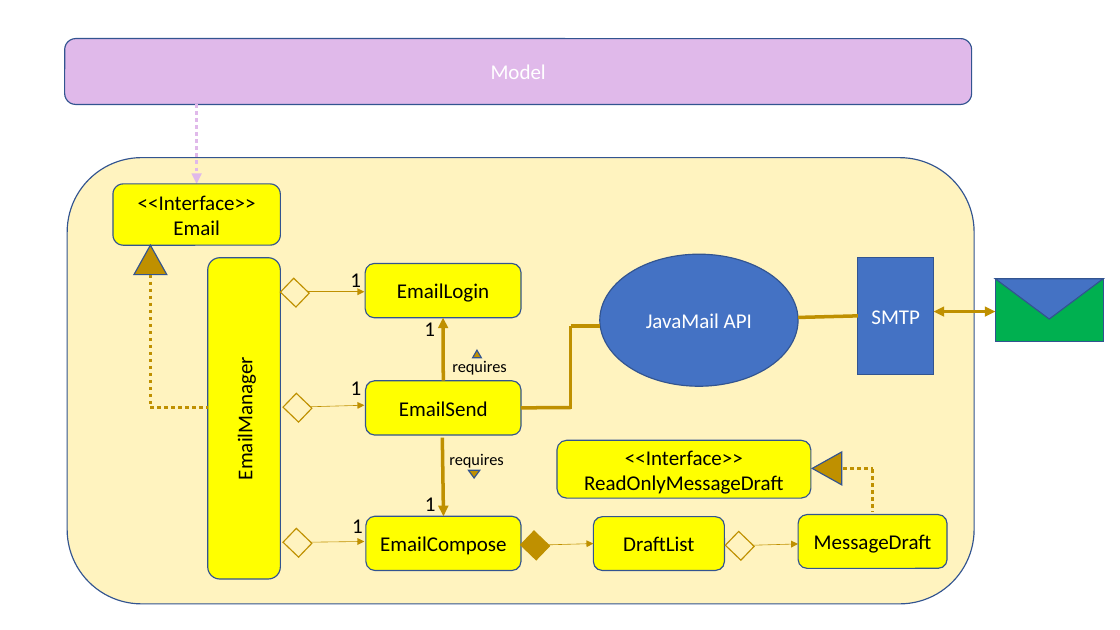
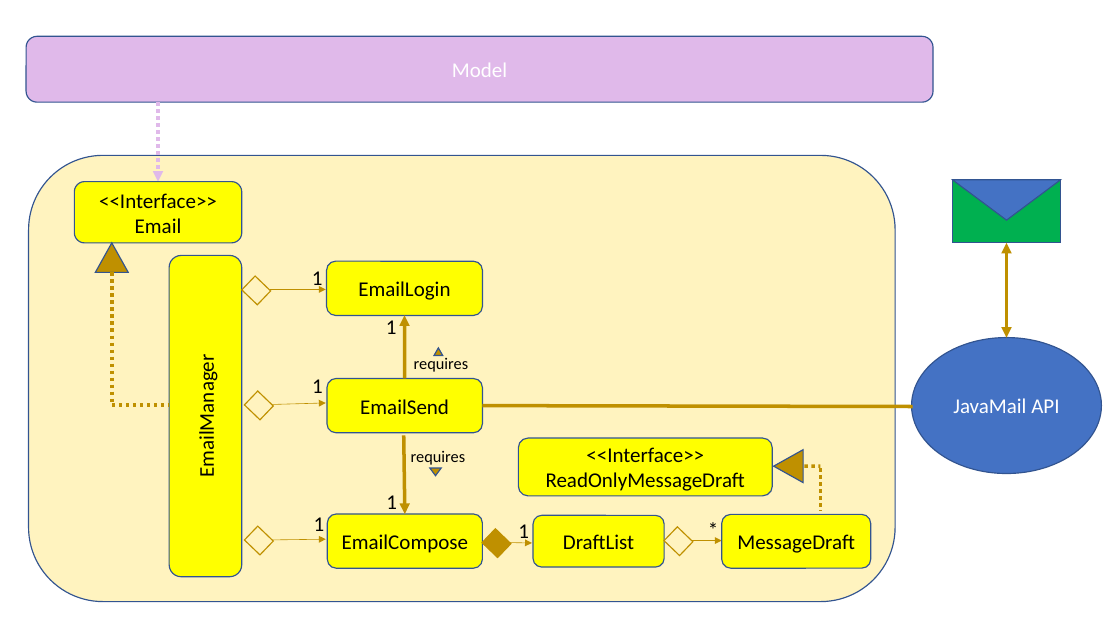
Before and after one commit to wenzongteo/main, a slide deck: slide 1 of docs/diagrams/EmailComponentClassDiagram.pptx. Drawn at 1120x630 pixels with LibreOffice and Linux fonts; fonts in the diff are those of the drawing. Boxes give left, top, right and bottom in pixels: in the first picture for what was removed or moved away, otherwise in the second. Text is boxed around its words. In the diff, an @@ line names an element or a change of style, - is before the commit and + after.

```diff
--- a/docs/diagrams/EmailComponentClassDiagram.pptx
+++ b/docs/diagrams/EmailComponentClassDiagram.pptx
@@ 5 texts, 4 arrows, 3 triangles, 3 rectangles, 2 rounded rectangles moved together from (x1=134, y1=104, x2=842, y2=560) to (x1=96, y1=103, x2=803, y2=558) @@
@@ rounded rectangle resized from (x1=67, y1=158, x2=975, y2=604) to (x1=29, y1=155, x2=896, y2=602) @@
@@ rectangle moved from (x1=996, y1=279, x2=1103, y2=342) to (x1=953, y1=180, x2=1060, y2=243) @@
@@ triangle moved from (x1=996, y1=279, x2=1103, y2=319) to (x1=953, y1=180, x2=1060, y2=220) @@
@@ rectangle removed at (x1=858, y1=257, x2=933, y2=374) @@
-SMTP
@@ double arrow moved from (934, 312) - (996, 312) to (1007, 243) - (1007, 338) @@
@@ line removed from (571, 409) to (571, 326) @@
@@ line removed from (571, 326) to (600, 326) @@
@@ line removed from (798, 318) to (858, 316) @@
@@ ellipse "JavaMail API" resized from (x1=600, y1=255, x2=798, y2=386) to (x1=912, y1=338, x2=1102, y2=474) @@
@@ line moved from (521, 408) - (571, 408) to (482, 406) - (913, 407) @@
@@ line moved from (844, 469) - (873, 469) to (805, 466) - (821, 466) @@
@@ line moved from (873, 470) - (873, 512) to (821, 468) - (821, 511) @@
@@ 5 rounded rectangles, 2 texts, 2 lines, 2 arrows, 1 rectangle, 1 triangle moved together from (x1=65, y1=39, x2=972, y2=580) to (x1=26, y1=36, x2=933, y2=577) @@
@@ text added at (x1=518, y1=524, x2=529, y2=544), 18 pt, text #000000 @@
+1
@@ rounded rectangle "DraftList" moved from (x1=593, y1=517, x2=724, y2=571) to (x1=534, y1=516, x2=665, y2=568) @@
@@ rectangle moved from (x1=726, y1=531, x2=755, y2=560) to (x1=664, y1=527, x2=693, y2=556) @@
@@ text added at (x1=700, y1=513, x2=717, y2=546), 18 pt, text #000000 @@
+*
@@ rounded rectangle "MessageDraft" moved from (x1=798, y1=515, x2=947, y2=569) to (x1=722, y1=514, x2=870, y2=568) @@
@@ arrow moved from (548, 545) - (593, 544) to (509, 543) - (532, 543) @@
@@ arrow moved from (753, 545) - (798, 544) to (692, 541) - (722, 541) @@
```
Also in this commit, not shown: 6 other files.
